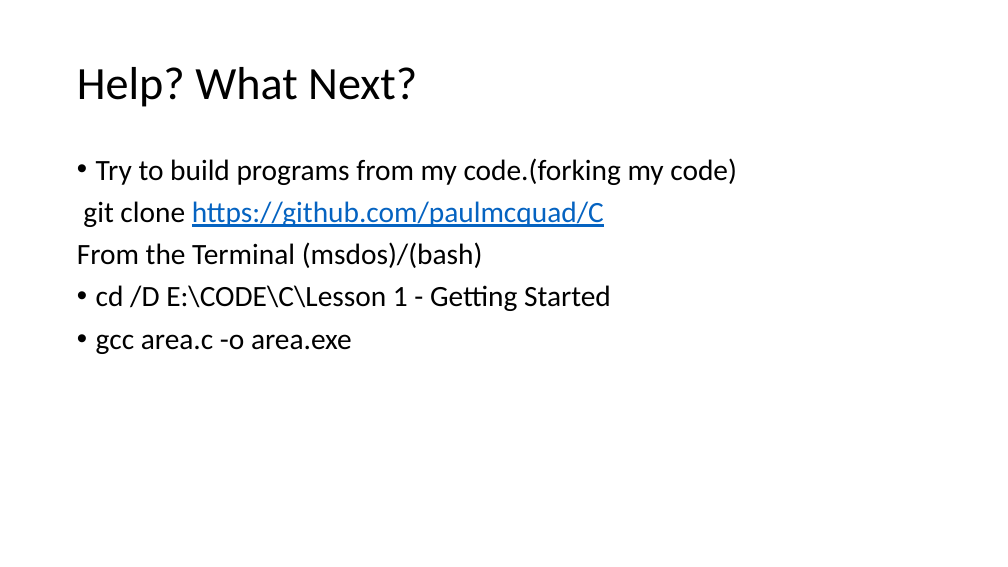
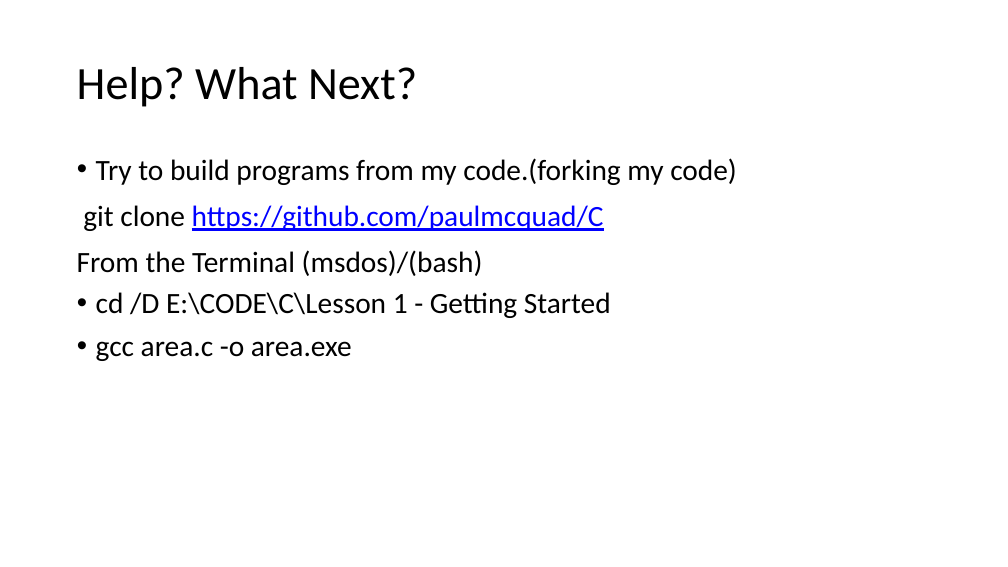
Before and after one commit to paulmcquad/C, a slide deck: slide 4 of Notes/C.pptx. Drawn at 1008x567 pixels with LibreOffice and Linux fonts; fonts in the diff are those of the drawing; background and template pictures are left out. Boxes give left, top, right and bottom in pixels: in the first picture for what was removed or moved away, otherwise in the second. Text is boxed around its words. In the diff, an @@ line names an element or a change of style, - is before the commit and + after.

```diff
--- a/Notes/C.pptx
+++ b/Notes/C.pptx
@@ text "Try to build programs from ..." at [77,158,737,361]: text colour #0563C1 to #0000FF in "https://github.com/paulmcquad/C"; line spacing 0.9 to 1 @@
```
Also in this commit, not shown: 4 other slides changed.
